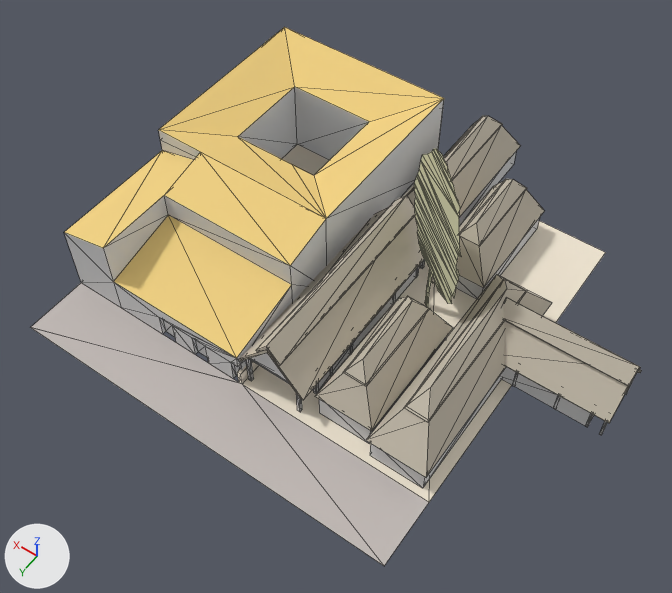
The OBJ model assets/stl_export/rr21.obj, before and after one commit.
Rendered twice from a 50 mm camera at (-25.1, 34.1, 53.2) aimed at (-2.9, 2.9, 4.2). The axes (+X, +Y, +Z) are drawn at lower left. The lights are the same throughout. The picture after the commit comes second. Mesh edges are drawn as thin lines. Where no turn or scale is listed for an object, it has been applied to the vertices. Vertices at exactly the same position are counted once.

The first picture shows 'rr21'.
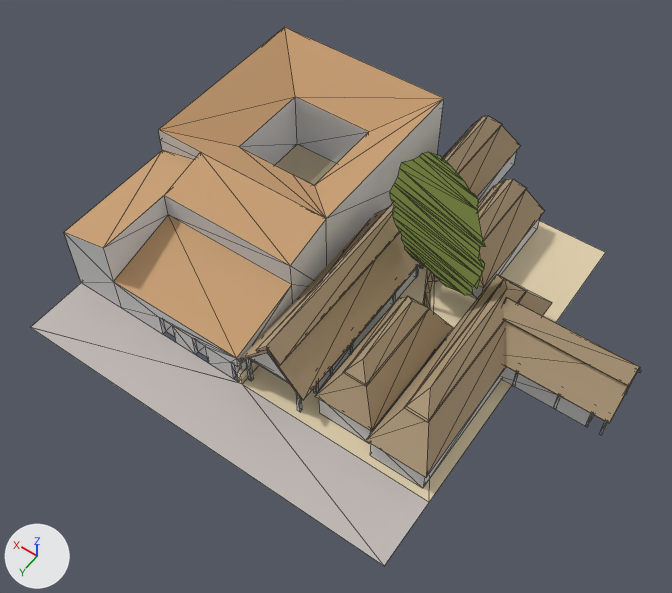
Edits to the bpy script that builds the scene:
```text
Change mat_cortyard:
    mat_cortyard.base_color: (0.878, 0.792, 0.651) -> (0.757, 0.639, 0.427)  # pale yellow #f1e6d3 -> beige #e2d1af
Change mat_material:
    mat_material.base_color: (0.878, 0.639, 0.224) -> (0.577, 0.349, 0.176)  # yellow #f1d182 -> brown #c89f74
Change mat_straw:
    mat_straw.base_color: (0.569, 0.514, 0.42) -> (0.447, 0.333, 0.204)  # light grey #c7bead -> beige #b29c7d
Add mat_tree:
    mat_tree = principled_material('tree')
    mat_tree.base_color = (0.294, 0.4, 0.0902)  # green #94aa55
    mat_tree.roughness = 1.0
Change me_rr21:
    where me_rr21.from_pydata(...)  # 551 vertices, 832 faces; spans x -21.8..15.0, y -19.4..15.0, z 0.0..14.4
    used by ob_rr21; location = (0.0, 0.0, 0.0)
    before: 21 (11.0, -4.0, 6.0) at pixel (237, 136), 22 (4.0, -4.0, 6.0) at pixel (313, 175), 23 (6.0, -4.0, 6.0) at pixel (291, 164), 27 (4.0, -11.0, 6.0) at pixel (369, 121), 28 (11.0, -11.0, 6.0) at pixel (294, 86)
    me_rr21 part 1: 67 of 551 vertices moved; they spanned x -10.1..-3.3, y -5.7..-0.1, z 0.0..14.4 and now span x -11.0..-2.4, y -4.0..-1.8, z 0.0..14.4; mean shift (-0.1, -0.1, 0.0); largest move (-7.1, -2.6, 0.0) -> (-4.7, -3.4, 13.1)
    me_rr21 part 2
    add for i in [21, 22, 23, 27, 28]: me_rr21.vertices[i].co += Vector((0.0, 0.0, -1.0))
    me_rr21 part 3: 5 faces spanning x -7.6..-6.5, y -2.9..-2.6, z 0.0..3.9 switch from mat_w (beige #e2e2bc) to mat_straw (beige #b29c7d)
    me_rr21 part 4: 21 faces spanning x -11.0..-2.4, y -4.0..-1.8, z 3.7..14.4 switch from mat_w (beige #e2e2bc) to mat_tree (green #94aa55)
```

Boxes [x1, y1, x2, y2] around the edits, measured in the pictures (672 x 593 px; the box of a moved part takes in the faces that stretch with it):
'rr21', recoloured, reshaped: [30, 27, 642, 566] in both
part 1 of me_rr21, moved or reshaped: before [414, 152, 461, 306]; after [390, 152, 486, 308]
part 2 of me_rr21, moved or reshaped: [159, 27, 444, 218] in both
part 3 of me_rr21, recoloured: before [419, 239, 451, 304]; after [425, 280, 439, 307]
part 4 of me_rr21, recoloured: before [414, 149, 461, 307]; after [390, 152, 484, 295]
